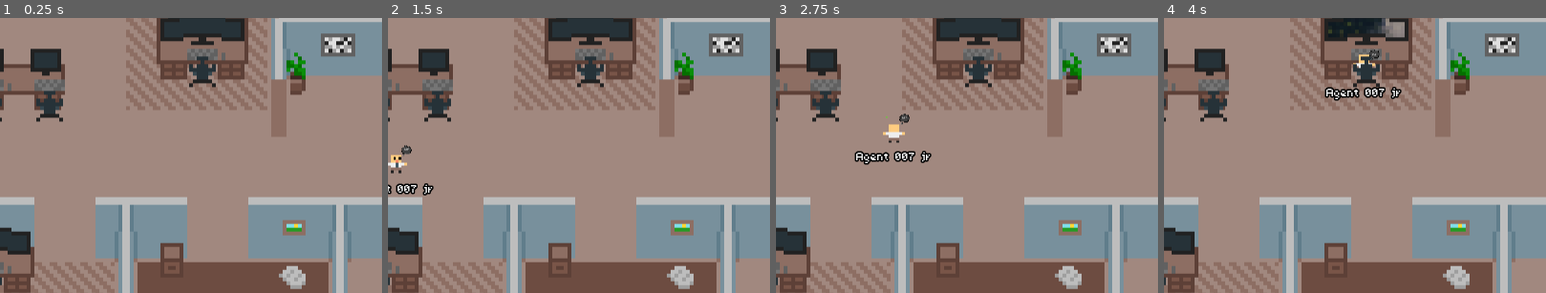
Above: before the commit, frames 1-4 (left to right).
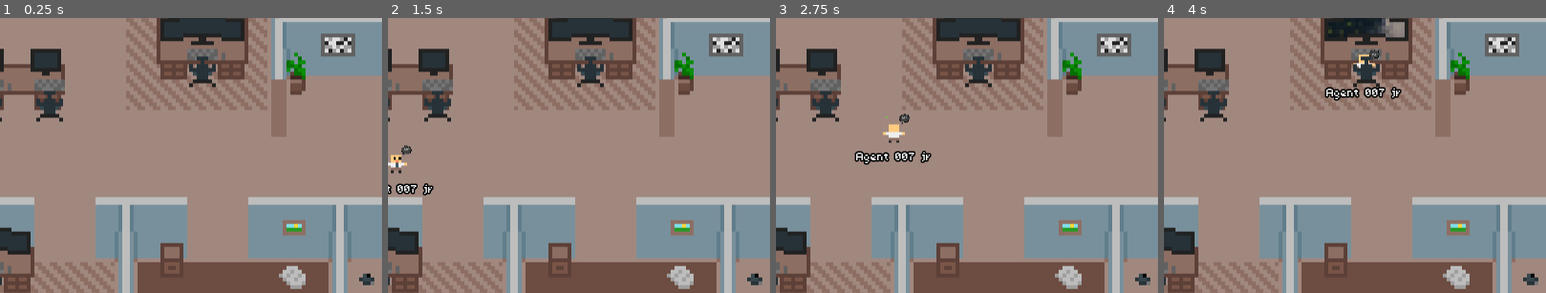
Above: after the commit, the same moments.

Repository: einord/agent-office
Game: Godot game, scene res://scenes/main.tscn
Two runs of this game, one before a commit and one after it. Both use one fixed random seed, a clock stepped at 60 frames per second and the inputs below.
Inputs (mouse positions are % of the whole screen's width and height, from its top left):
- Up to frame 1 (0.25 s): no input
- Up to frame 2 (1.5 s): tap Enter at 0.5 s; move the mouse to (93, 7) at 0.52 s; hold W 0.53-1.28 s; tap J at 0.6 s; click (93, 7) at 0.67 s; move the mouse to (30, 55) at 1.27 s; tap 1 at 1.35 s
- Up to frame 3 (2.75 s): move the mouse to (60, 28) at 2.02 s; hold W from 2.03 s (still down); tap 2 at 2.1 s
- Up to frame 4 (4 s): move the mouse to (45, 70) at 2.77 s; tap Q at 2.85 s; click (45, 70) at 2.92 s; move the mouse to (80, 65) at 3.52 s; release W at 3.53 s; tap Z at 3.6 s
The pictures show only the part of the screen within x 12-62%, y 28-78%; the shares and areas given below are measured in that part.

The runs differ from the first frame. In frame 1, 0.1% of the frame differs, in the area x 94-98%, y 92-98%; in frame 2, 0.1%; in frame 3, 0.1%; in frame 4, 0.1%.

Commit message:
fix: Adjust hold offset calculations and add pause timer for vacuum pickup

Diff:
--- a/gui/agent-office/scenes/agent.gd
+++ b/gui/agent-office/scenes/agent.gd
@@ -482,9 +482,9 @@
 func get_hold_offset() -> Vector2:
 	var offset_horizontal = 4 if is_sidechain else 3
 	if holds_left:
-		return offset + Vector2(offset_horizontal, 0) if not flip_h else offset + Vector2(-offset_horizontal, 0)
-	else:
-		return offset + Vector2(-offset_horizontal, 0) if not flip_h else offset + Vector2(offset_horizontal, 0)
+		return offset + Vector2(offset_horizontal - 1, 0) if not flip_h else offset + Vector2(-offset_horizontal, 0)
+	else:
+		return offset + Vector2(-offset_horizontal, 0) if not flip_h else offset + Vector2(offset_horizontal + 1, 0)
 
 ## Creates and starts the idle action handler based on pending action data.
 func _start_idle_action() -> void:
--- a/gui/agent-office/scenes/items/vacuum.gd
+++ b/gui/agent-office/scenes/items/vacuum.gd
@@ -3,18 +3,19 @@
 enum VacuumState { IDLE, CLEANING, RETURNING }
 
 const MOVEMENT_SPEED := 20.0
+const PICKUP_PAUSE := 1.0
 
 var _state: VacuumState = VacuumState.IDLE
 var _charge_position: Vector2
 var _targets: Array = []
 var _current_target: Node2D = null
+var _pause_timer: float = 0.0
 
 @onready var _nav_agent: NavigationAgent2D = $NavigationAgent2D
 
 func _ready() -> void:
 	_charge_position = global_position
 	_nav_agent.max_speed = MOVEMENT_SPEED
-	visible = false
 
 ## Starts the cleaning cycle by collecting all floor cans.
 func start_cleaning() -> void:
@@ -33,6 +34,10 @@
 
 func _physics_process(delta: float) -> void:
 	if _state == VacuumState.IDLE:
+		return
+
+	if _pause_timer > 0.0:
+		_pause_timer -= delta
 		return
 
 	if _nav_agent.is_navigation_finished():
@@ -62,6 +67,7 @@
 	if _current_target != null and is_instance_valid(_current_target):
 		FloorItemStore.remove_item_at(_current_target.global_position)
 		_current_target.queue_free()
+		_pause_timer = PICKUP_PAUSE
 	_current_target = null
 
 	if _targets.is_empty():
@@ -80,4 +86,3 @@
 func _finish_cleaning() -> void:
 	FloorItemStore.clear_all()
 	_state = VacuumState.IDLE
-	visible = false
--- a/gui/agent-office/scenes/tilemap.tscn
+++ b/gui/agent-office/scenes/tilemap.tscn
@@ -233,9 +233,9 @@
 workstation_path = NodePath("../../../Locations/WorkStations/Desk7")
 
 [node name="Vacuum" parent="Things" unique_id=758709153 instance=ExtResource("8_18xon")]
+z_index = 2
 position = Vector2(119, 108)
 
 [node name="FloorItems" type="Node2D" parent="." unique_id=1003373778]
 z_index = 1
 z_as_relative = false
-y_sort_enabled = true
